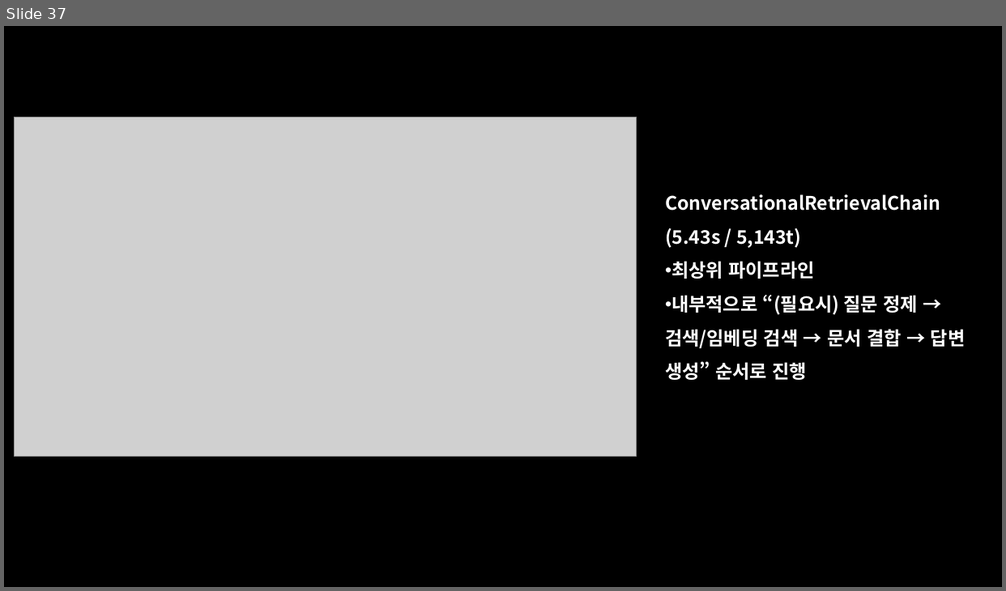
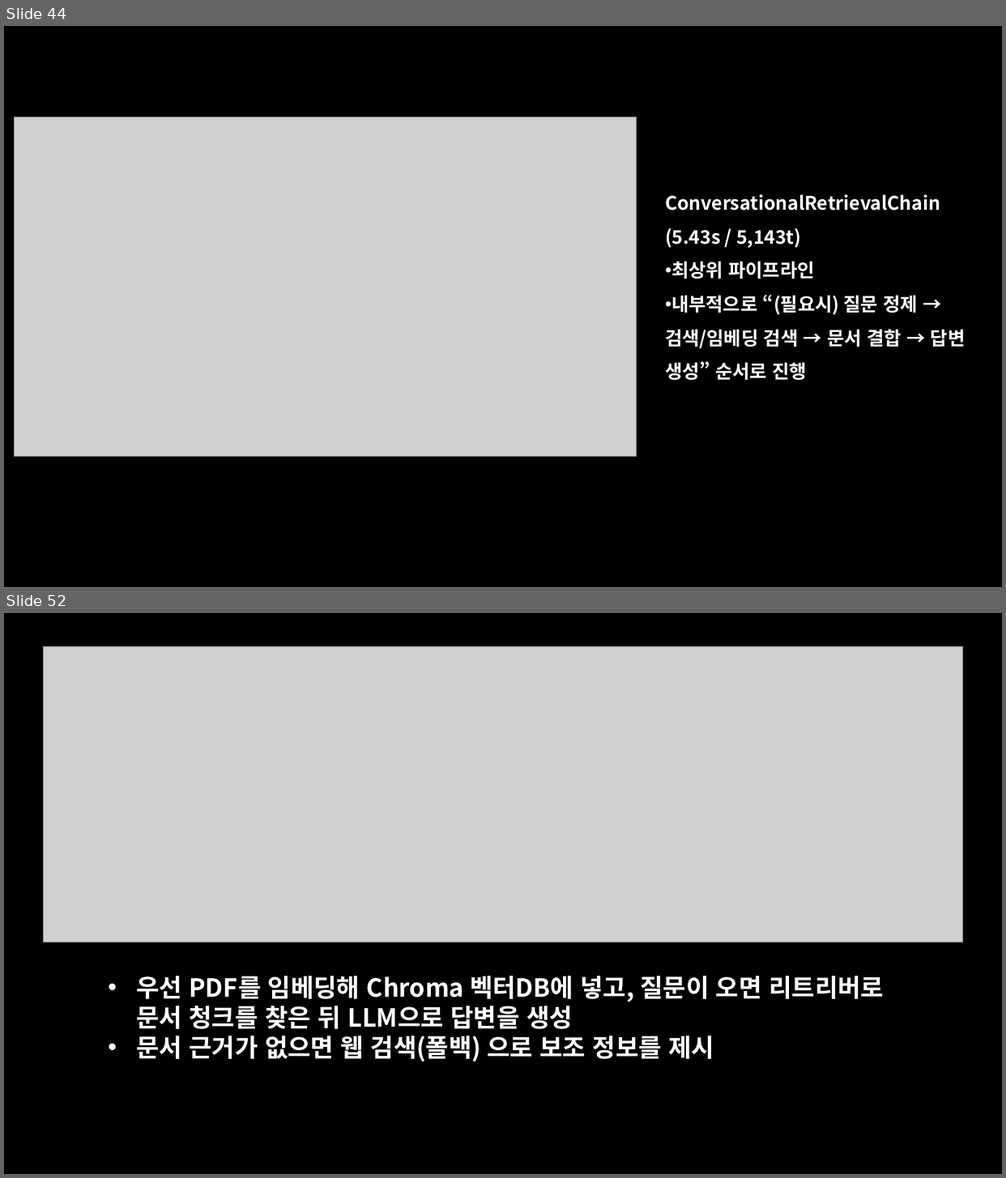
Before and after one commit to MINGYU-1/oboe_album_rag_project, a slide deck: 오보에 최종프로젝트 발표.pptx. Shown one above the other, each under a label of ours: slide 37 before the commit, slides 44 and 52 after it; the slides between them are not shown. The pictures are 1006x591 and 1006x1178 pixels, drawn with LibreOffice and Linux fonts; fonts in the diff are those of the drawing; grey boxes stand for pictures. Boxes give left, top, right and bottom in pixels: in the first picture for what was removed or moved away, otherwise in the second. Text is boxed around its words. In the diff, an @@ line names an element or a change of style, - is before the commit and + after.

```diff
--- a/오보에 최종프로젝트 발표.pptx
+++ b/오보에 최종프로젝트 발표.pptx
@@ slide 52 added at bbox=[4, 613, 1002, 1174], background #000000 @@
@@ picture added at bbox=[43, 647, 963, 943] @@
@@ text added at bbox=[136, 976, 884, 1062], 24 pt, text #FFFFFF, bold @@
+• 우선 PDF를 임베딩해 Chroma 벡터DB에 넣고, 질문이 오면 리트리버로 문서 청크를 찾은 뒤 LLM으로 답변을 생성
+• 문서 근거가 없으면 웹 검색(폴백) 으로 보조 정보를 제시
@@ what was slide 37 is now slide 44 @@
```
Also in this commit, not shown: 13 slides changed, 39 other slides added, 2 slides removed, 9 other files.
